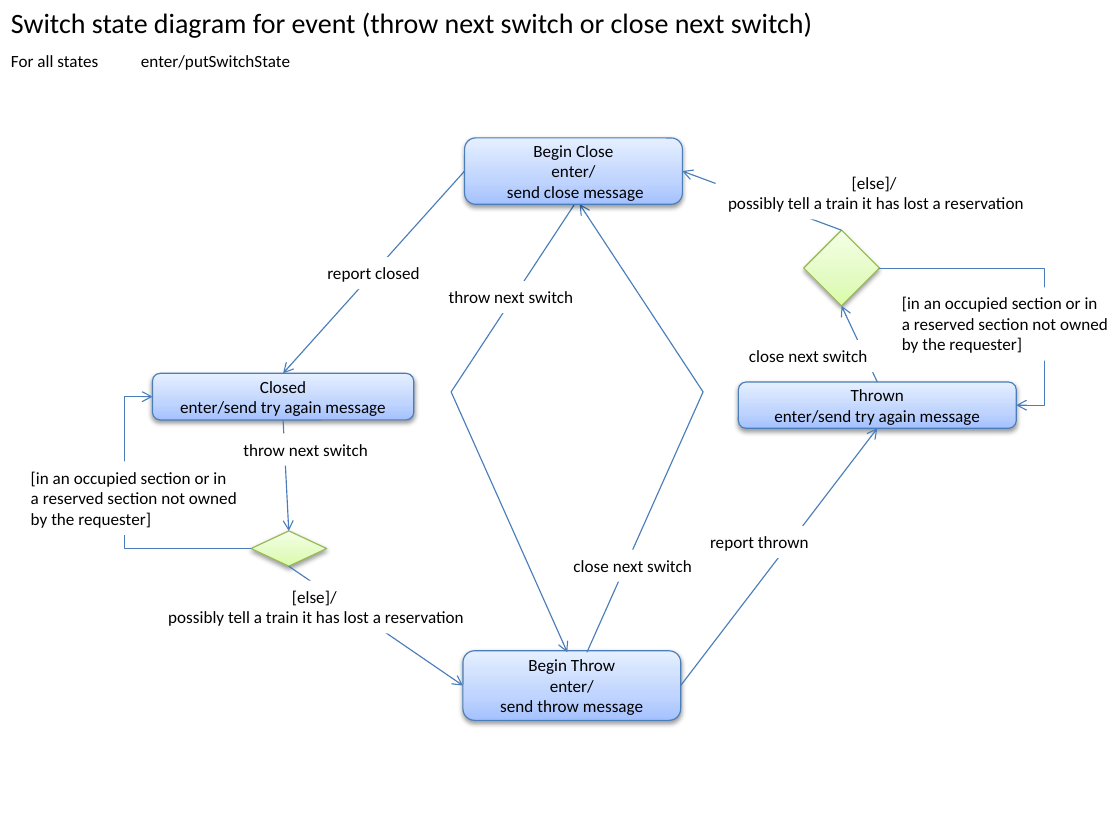
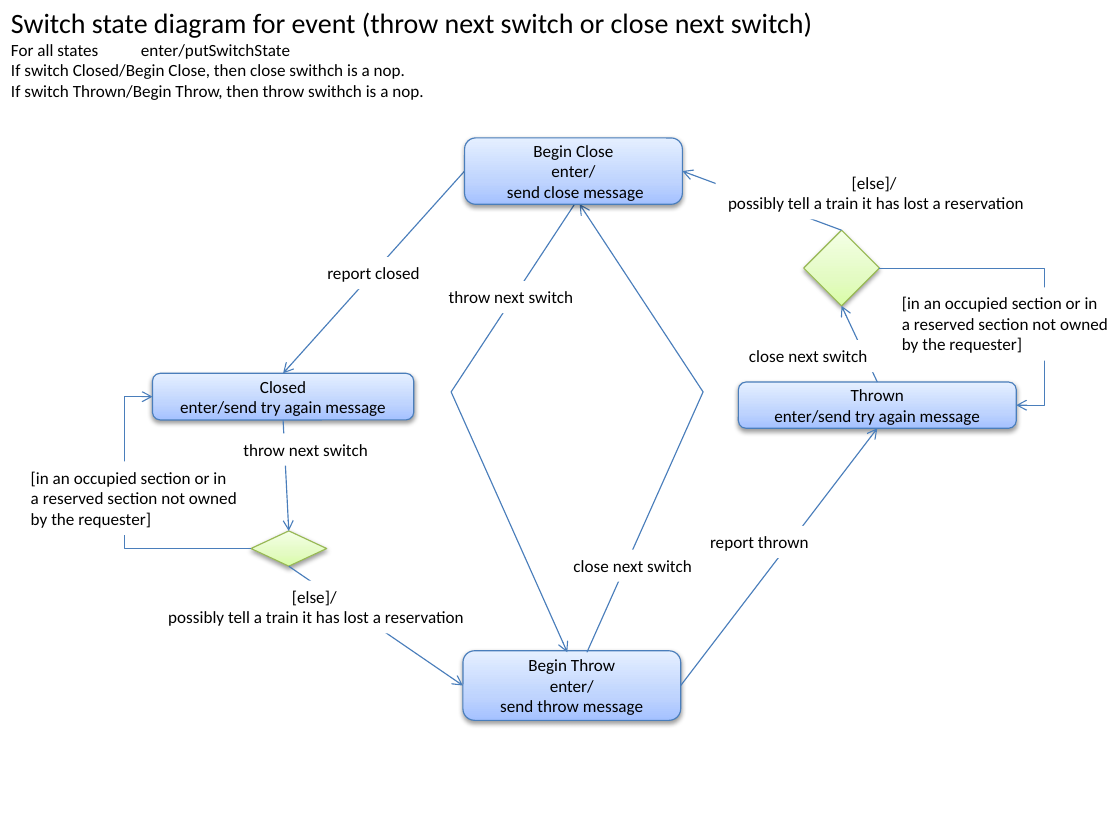
Before and after one commit to mlozborne/motin, a slide deck: slide 46 of Documentation/Design/ControllerDesign.pptx. Drawn at 1120x840 pixels with LibreOffice and Linux fonts; fonts in the diff are those of the drawing. Boxes give left, top, right and bottom in pixels: in the first picture for what was removed or moved away, otherwise in the second. Text is boxed around its words. In the diff, an @@ line names an element or a change of style, - is before the commit and + after.

```diff
--- a/Documentation/Design/ControllerDesign.pptx
+++ b/Documentation/Design/ControllerDesign.pptx
@@ text at <box>11,64,423,100</box>: paragraphs added @@
+If switch Closed/Begin Close, then close swithch is a nop.
+If switch Thrown/Begin Throw, then throw swithch is a nop.
```
Also in this commit, not shown: 1 other slide changed, 3 other files.
